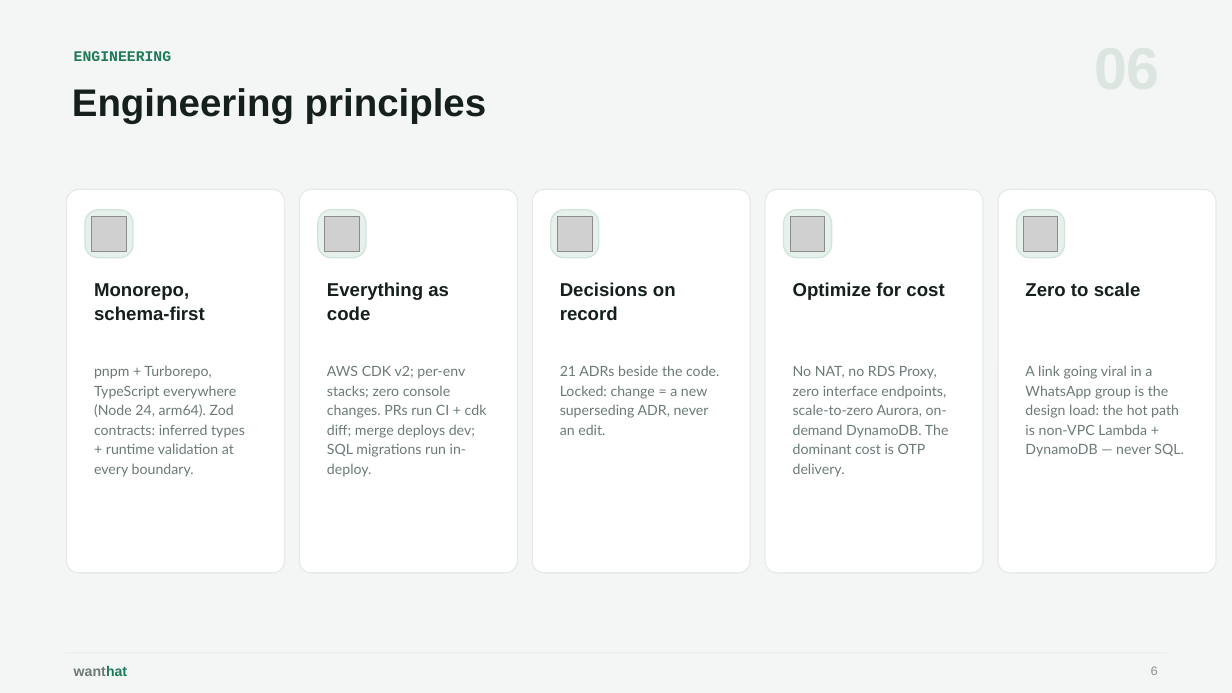
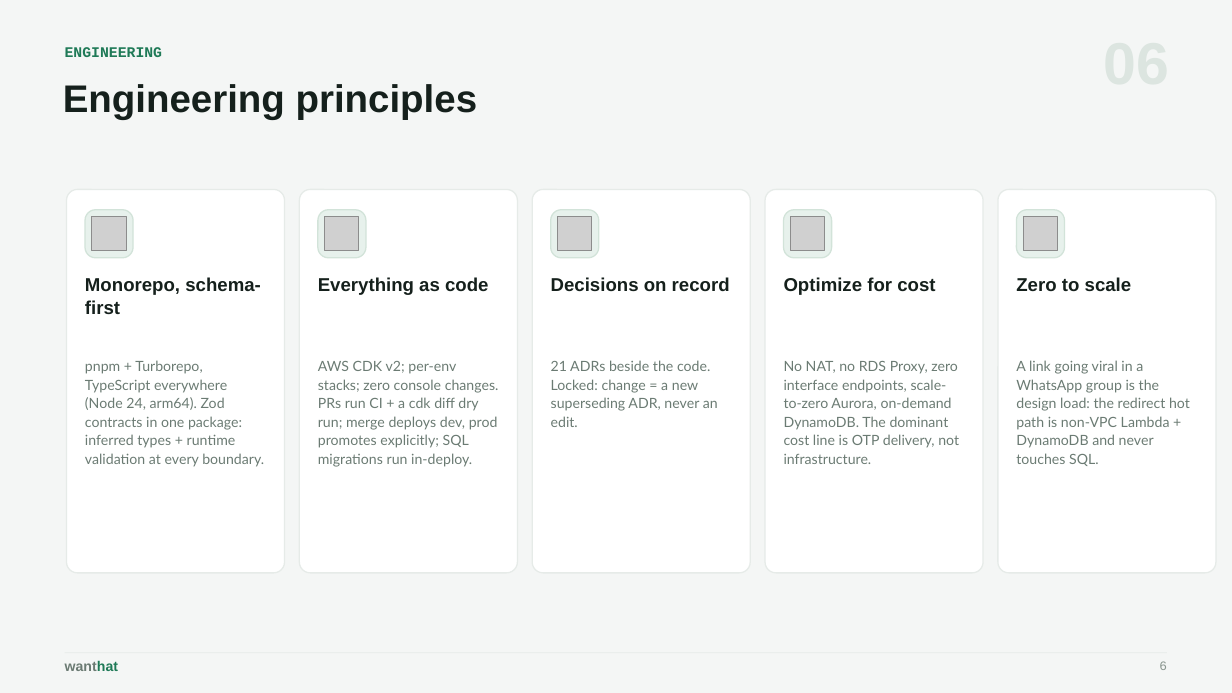
Before and after one commit to wanthat-app/monorepo, a slide deck: slide 6 of slides/wanthat-presentation.pptx. Drawn at 1232x693 pixels with LibreOffice and Linux fonts; fonts in the diff are those of the drawing; grey boxes stand for pictures. Boxes give left, top, right and bottom in pixels: in the first picture for what was removed or moved away, otherwise in the second. Text is boxed around its words. In the diff, an @@ line names an element or a change of style, - is before the commit and + after.

```diff
--- a/slides/wanthat-presentation.pptx
+++ b/slides/wanthat-presentation.pptx
@@ proportions changed in 5 elements at (x1=67, y1=189, x2=285, y2=573), (x1=299, y1=189, x2=518, y2=573), (x1=532, y1=189, x2=750, y2=573), (x1=765, y1=189, x2=983, y2=573), (x1=998, y1=189, x2=1216, y2=573) @@
@@ line spacing 1.05 to 1.02 in 5 elements at (x1=85, y1=277, x2=261, y2=314), (x1=318, y1=277, x2=488, y2=295), (x1=551, y1=277, x2=730, y2=291), (x1=784, y1=277, x2=935, y2=295), (x1=1016, y1=277, x2=1132, y2=291) @@
@@ text "21 ADRs beside the code. ..." at (x1=551, y1=360, x2=718, y2=427): line spacing 1.15 to 1.1 @@
@@ text at (x1=85, y1=360, x2=264, y2=467): text changed @@
-pnpm + Turborepo, TypeScript everywhere (Node 24, arm64). Zod contracts: inferred types + runtime validation at every boundary.
+pnpm + Turborepo, TypeScript everywhere (Node 24, arm64). Zod contracts in one package: inferred types + runtime validation at every boundary.
@@ text at (x1=318, y1=361, x2=499, y2=467): text changed @@
-AWS CDK v2; per-env stacks; zero console changes. PRs run CI + cdk diff; merge deploys dev; SQL migrations run in-deploy.
+AWS CDK v2; per-env stacks; zero console changes. PRs run CI + a cdk diff dry run; merge deploys dev, prod promotes explicitly; SQL migrations run in-deploy.
@@ text at (x1=784, y1=361, x2=959, y2=464): text changed @@
-No NAT, no RDS Proxy, zero interface endpoints, scale-to-zero Aurora, on-demand DynamoDB. The dominant cost is OTP delivery.
+No NAT, no RDS Proxy, zero interface endpoints, scale-to-zero Aurora, on-demand DynamoDB. The dominant cost line is OTP delivery, not infrastructure.
@@ text at (x1=1016, y1=360, x2=1190, y2=466): text changed @@
-A link going viral in a WhatsApp group is the design load: the hot path is non-VPC Lambda + DynamoDB — never SQL.
+A link going viral in a WhatsApp group is the design load: the redirect hot path is non-VPC Lambda + DynamoDB and never touches SQL.
@@ 4 texts moved together from (x1=72, y1=51, x2=1158, y2=676) to (x1=63, y1=47, x2=1167, y2=671) @@
```
Also in this commit, not shown: 19 other slides changed, 22 other files.
